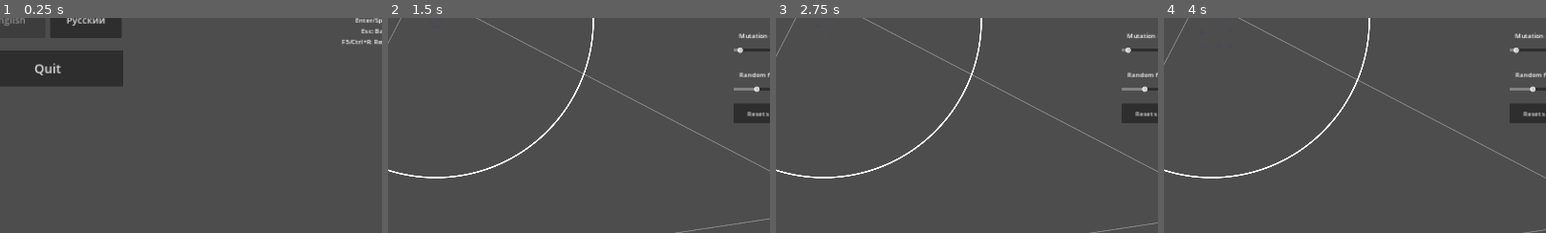
Above: before the commit, frames 1-4 (left to right).
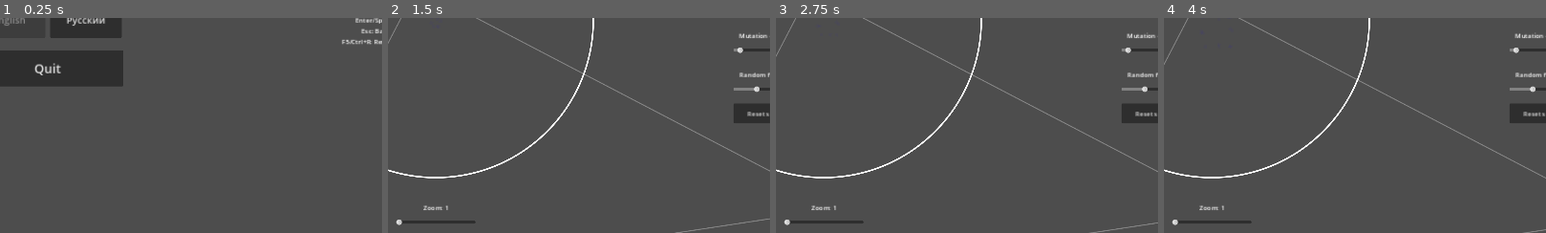
Above: after the commit, the same moments.

Repository: 11ALX11/Natural-selection-demo
Game: Godot game, scene res://scenes/main_scene_node.tscn
Two runs of this game, one before a commit and one after it. Both use one fixed random seed, a clock stepped at 60 frames per second and the inputs below. Sound files missing from this copy of the repository are replaced by a short silence.
Inputs (mouse positions are % of the whole screen's width and height, from its top left):
- Up to frame 1 (0.25 s): no input
- Up to frame 2 (1.5 s): click "Start" at 0.5 s; click "Change circle velocity" at 1.25 s
- Up to frame 3 (2.75 s): click (2, 75) at 2 s
- Up to frame 4 (4 s): click "Change circle velocity" at 2.75 s; click (2, 75) at 3.5 s
The pictures show only the part of the screen within x 44-94%, y 50-100%; the shares and areas given below are measured in that part.

The runs differ from the first frame. In frame 2, 0.4% of the frame differs, in the area x 2-23%, y 87-97%; in frame 3, 0.4%; in frame 4, 0.4%.

Commit message:
add zoom option, regen translations

Diff:
--- a/scenes/in_world_ui/in_world_ui.gd
+++ b/scenes/in_world_ui/in_world_ui.gd
@@ -14,6 +14,7 @@
 signal circle_random_factor(value: int)
 signal circle_scale(value: float)
 
+signal zoom_changed(value: float)
 
 var seconds: float = 0
 var circle_velocity_change_time: int = 30
@@ -66,3 +67,8 @@
 func _on_circle_radius_h_slider_value_changed(value):
 	$LeftControlGroup/MarginContainer5/CircleRadiusGroup/CircleRadius.text = tr("Circle radius scale: {value}").format({value = str(value)})
 	circle_scale.emit(value)
+
+
+func _on_h_slider_value_changed(value):
+	$ZoomGroup/MarginContainer/Label.text = tr("Zoom: {value}").format({value = value})
+	zoom_changed.emit(value)
--- a/scenes/in_world_ui/in_world_ui.tscn
+++ b/scenes/in_world_ui/in_world_ui.tscn
@@ -303,6 +303,48 @@
 shortcut = SubResource("Shortcut_35q56")
 text = "Reset simulation"
 
+[node name="ZoomGroup" type="VBoxContainer" parent="."]
+custom_minimum_size = Vector2(200, 50)
+layout_mode = 1
+anchors_preset = 7
+anchor_left = 0.5
+anchor_top = 1.0
+anchor_right = 0.5
+anchor_bottom = 1.0
+offset_left = -100.0
+offset_top = -91.0
+offset_right = 100.0
+grow_horizontal = 2
+grow_vertical = 0
+
+[node name="MarginContainer" type="MarginContainer" parent="ZoomGroup"]
+layout_mode = 2
+theme_override_constants/margin_left = 12
+theme_override_constants/margin_top = 12
+theme_override_constants/margin_right = 12
+theme_override_constants/margin_bottom = 0
+
+[node name="Label" type="Label" parent="ZoomGroup/MarginContainer"]
+custom_minimum_size = Vector2(200, 50)
+layout_mode = 2
+text = "Zoom: {value}"
+horizontal_alignment = 1
+vertical_alignment = 1
+
+[node name="MarginContainer2" type="MarginContainer" parent="ZoomGroup"]
+layout_mode = 2
+theme_override_constants/margin_left = 12
+theme_override_constants/margin_top = 0
+theme_override_constants/margin_right = 12
+theme_override_constants/margin_bottom = 24
+
+[node name="HSlider" type="HSlider" parent="ZoomGroup/MarginContainer2"]
+layout_mode = 2
+min_value = 1.0
+max_value = 2.5
+step = 0.01
+value = 1.0
+
 [connection signal="pressed" from="MarginContainer/ReturnToMenuButton" to="." method="_on_return_to_menu_button_pressed"]
 [connection signal="value_changed" from="LeftControlGroup/MarginContainer/CircleVelocityTimeChangeGroup/HSlider" to="." method="_on_circle_velocity_time_change_h_slider_value_changed"]
 [connection signal="value_changed" from="LeftControlGroup/MarginContainer2/CircleRandomFactorGroup/HSlider" to="." method="_on_circle_random_factor_h_slider_value_changed"]
@@ -313,3 +355,4 @@
 [connection signal="value_changed" from="RightControlGroup/MarginContainer4/MutationChanceGroup/HSlider" to="." method="_on_mutation_chance_h_slider_value_changed"]
 [connection signal="value_changed" from="RightControlGroup/MarginContainer5/RandomFactorGroup/HSlider" to="." method="_on_random_factor_h_slider_value_changed"]
 [connection signal="pressed" from="RightControlGroup/MarginContainer6/ResetButton" to="." method="_on_reset_button_pressed"]
+[connection signal="value_changed" from="ZoomGroup/MarginContainer2/HSlider" to="." method="_on_h_slider_value_changed"]
--- a/scenes/main_scene_node.gd
+++ b/scenes/main_scene_node.gd
@@ -60,6 +60,7 @@
 	$HUD/InWorldUI/LeftControlGroup/MarginContainer/CircleVelocityTimeChangeGroup/CircleVelocityTimeChange.text = tr("Circle velocity change\nevery {value} s").format({value = str(circle_velocity_change_time)})
 	$HUD/InWorldUI/LeftControlGroup/MarginContainer2/CircleRandomFactorGroup/CircleRandomFactor.text = tr("Circle random factor:\n{value} px/s").format({value = str(circle_random_factor)})
 	$HUD/InWorldUI/LeftControlGroup/MarginContainer5/CircleRadiusGroup/CircleRadius.text = tr("Circle radius scale: {value}").format({value = str(circle_scale)})
+	$HUD/InWorldUI/ZoomGroup/MarginContainer/Label.text = tr("Zoom: {value}").format({value = "1"})
 
 
 
@@ -224,3 +225,7 @@
 
 			return true
 	)
+
+
+func _on_in_world_ui_zoom_changed(value):
+	$World/Camera2D.zoom = Vector2(value, value)
--- a/scenes/main_scene_node.tscn
+++ b/scenes/main_scene_node.tscn
@@ -60,6 +60,7 @@
 [connection signal="mutation_chance_change" from="HUD/InWorldUI" to="." method="_on_in_world_ui_mutation_chance_change"]
 [connection signal="random_factor_change" from="HUD/InWorldUI" to="." method="_on_in_world_ui_random_factor_change"]
 [connection signal="reset" from="HUD/InWorldUI" to="." method="_on_in_world_ui_reset"]
+[connection signal="zoom_changed" from="HUD/InWorldUI" to="." method="_on_in_world_ui_zoom_changed"]
 [connection signal="sound_scale_changed" from="HUD/MusicUI" to="." method="_on_music_ui_sound_scale_changed"]
 [connection signal="timeout" from="MobCheckerTimer" to="." method="_on_mob_checker_timer_timeout"]
 [connection signal="finished" from="BackgroundMusicGroup/1" to="." method="play_background_music"]
Not shown, changed: locale/en.po
Not shown, changed: locale/ru.po
